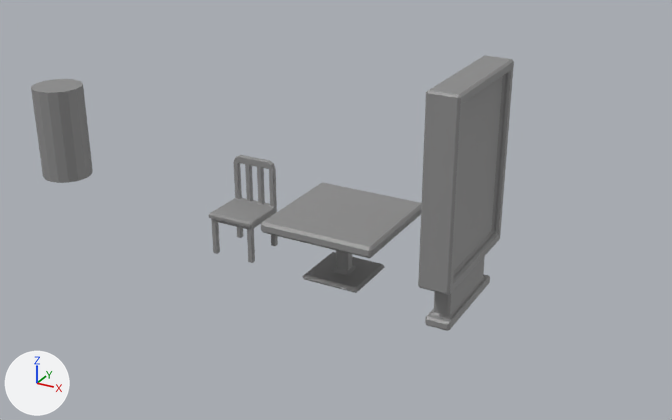
Before and after pictures for a commit that changed the Blender file blender/assets.blend.
Rendered twice from a 50 mm camera at (8.71, -10.11, 6.0) aimed at (2.89, 0.47, 0.71). The lights are fixed; the arrows at lower left show +X, +Y and +Z.

Objects in the first picture: 'Chair', 'Human Scale Reference', 'Map Display', 'Table'.
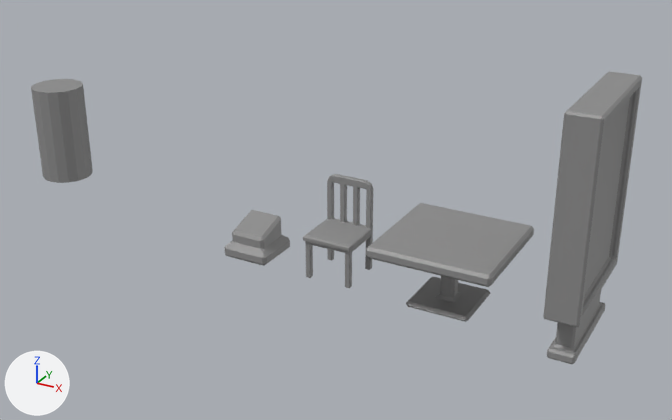
Commit message: Implemented cash register model

What changed in the scene script:
```text
Add me_cube_002:
    me_cube_002.from_pydata([(-0.358, -0.358, 0.0), (-0.271, -0.271, 0.185), (-0.358, 0.358, 0.0), (-0.271, 0.271, 0.185), (0.358, -0.358, 0.0), (0.271, -0.271, 0.185), (0.358, 0.358, 0.0), (0.271, 0.271, 0.185), (-0.358, -0.358, 0.185), (-0.358, 0.358, 0.185), (0.358, 0.358, 0.185), (0.358, -0.358, 0.185), (-0.271, -0.271, 0.39), (-0.271, 0.271, 0.553), (0.271, 0.271, 0.553), (0.271, -0.271, 0.39)], [], [(0, 8, 9, 2), (2, 9, 10, 6), (6, 10, 11, 4), (4, 11, 8, 0), (2, 6, 4, 0), (1, 5, 15, 12), (1, 3, 9, 8), (3, 7, 10, 9), (7, 5, 11, 10), (5, 1, 8, 11), (14, 13, 12, 15), (7, 3, 13, 14), (5, 7, 14, 15), (3, 1, 12, 13)])
    me_cube_002.materials.append(mat_assetmaterial)  # grey #8f8f8f
Change ob_table:
    ob_table.location: (3.28, 0.0, 0.0) -> (4.83, 0.0, 0.0)
Change ob_chair:
    ob_chair.location: (1.65, 0.0, 0.0) -> (3.2, 0.0, 0.0)
Change ob_map_display:
    ob_map_display.location: (4.98, 0.0, 0.0) -> (6.53, 0.0, 0.0)
Add ob_cash_register:
    ob_cash_register = bpy.data.objects.new('Cash Register', me_cube_002)
    ob_cash_register.location = (1.85, 0.0, 0.0)
    _m = ob_cash_register.modifiers.new('Bevel', 'BEVEL')
```

Boxes (x1, y1, x2, y2) around the edits, measured in the pictures (672 x 420 px):
'Map Display', moved: before (418, 56, 514, 331); after (543, 71, 642, 364)
'Table', moved: before (261, 182, 422, 293); after (366, 203, 534, 322)
'Chair', moved: before (209, 155, 278, 263); after (303, 174, 373, 288)
'Cash Register', added: after (224, 210, 290, 266)
